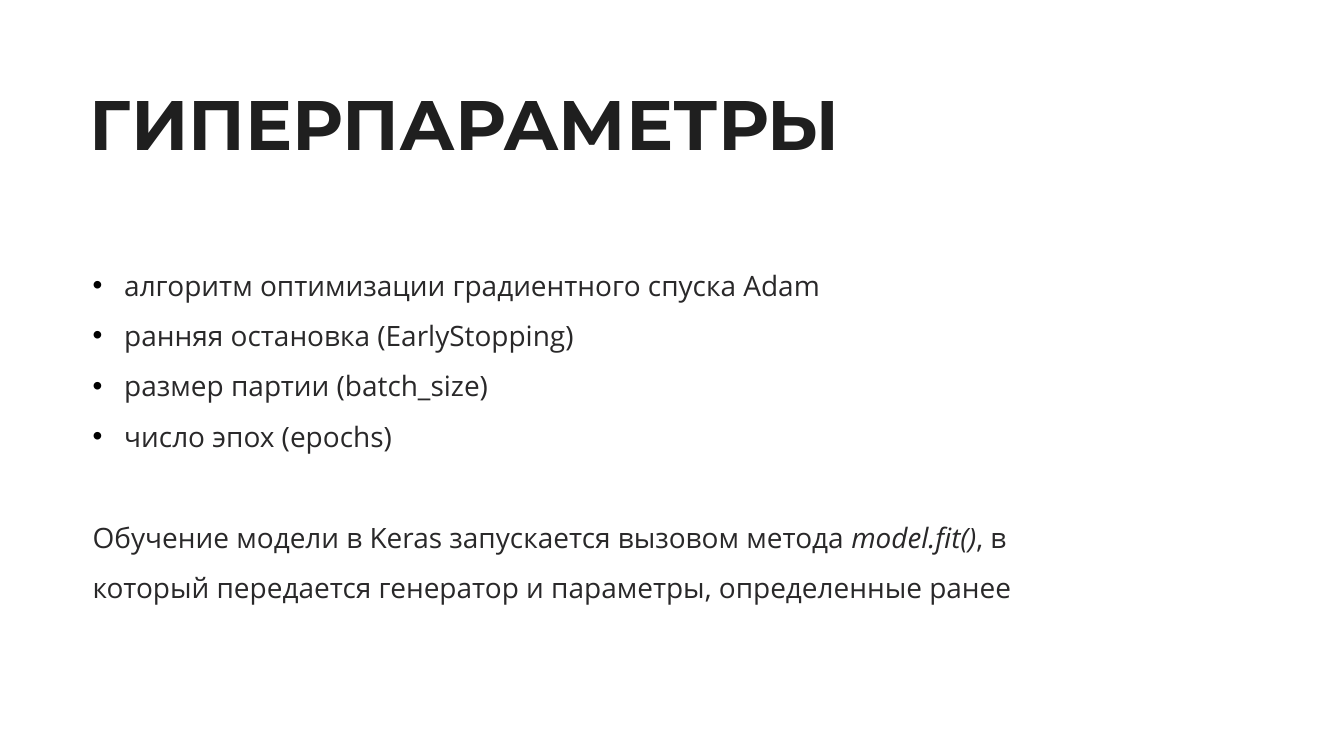
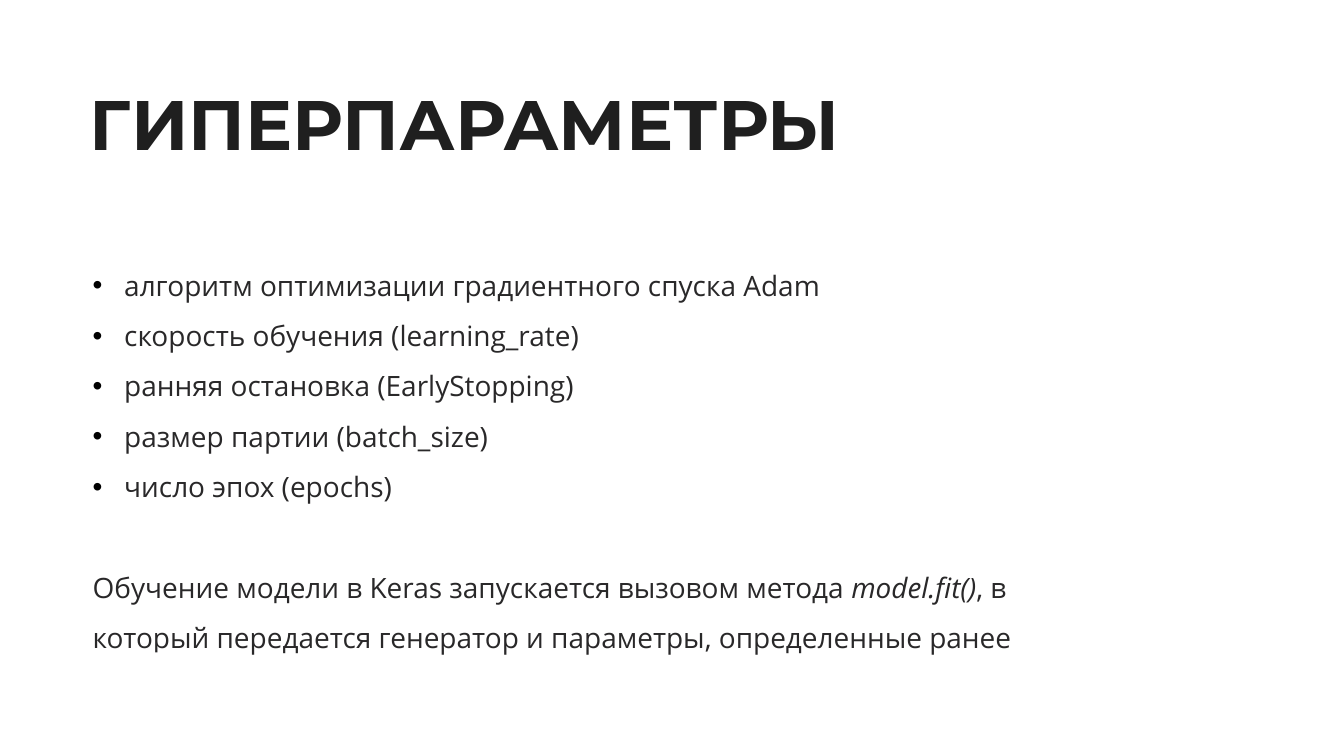
Before and after one commit to dsyt17/works, a slide deck: slide 13 of Курсовая Гончаров презентация.pptx (slide 14 before the commit). Drawn at 1344x756 pixels with LibreOffice and Linux fonts; fonts in the diff are those of the drawing. Boxes give left, top, right and bottom in pixels: in the first picture for what was removed or moved away, otherwise in the second. Text is boxed around its words. In the diff, an @@ line names an element or a change of style, - is before the commit and + after.

```diff
--- a/Курсовая Гончаров презентация.pptx
+++ b/Курсовая Гончаров презентация.pptx
@@ text at (124,324,579,353): paragraph added @@
+• скорость обучения (learning_rate)
```
Also in this commit, not shown: 5 other slides changed, 1 slide removed.
